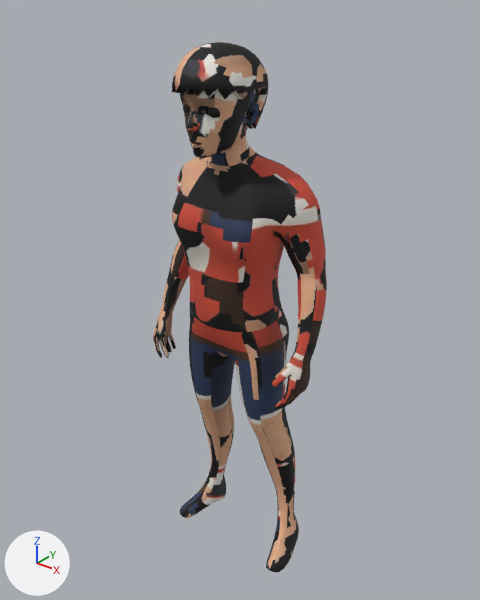
What one commit did to the glTF model public/games/starfall/hero.glb.
The view is the same before and after, from a 50 mm lens placed at (4.28, -5.48, 6.79), pointed at (0.02, -0.16, 3.49). The lights are fixed; the arrows at lower left show +X, +Y and +Z. The older version comes first. Vertices at exactly the same position are counted once.

Objects in the first picture: 'body'.
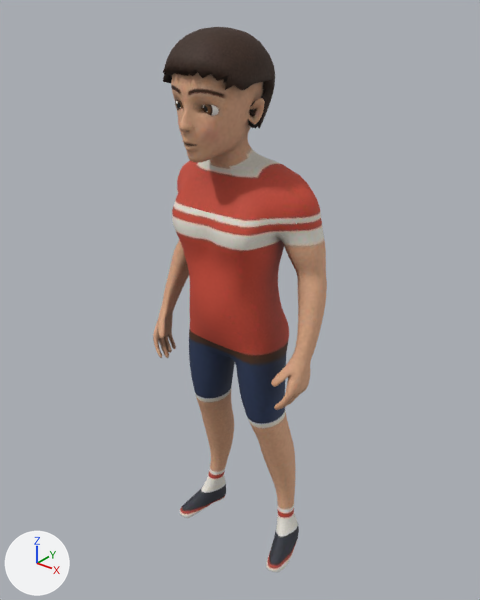
Location of each change, (x1, y1, x2, y2) in pixels of the pictures (480 x 600 px; the box of a moved part takes in the faces that stretch with it):
'body', reshaped: before (153, 42, 327, 572); after (153, 27, 327, 572)
part 1 of me_plane, added (brown): after (163, 27, 275, 129)
part 2 of me_plane, moved or reshaped: before (172, 42, 268, 172); after (171, 72, 265, 172)
part 3 of me_plane, surface changed: (153, 151, 327, 572) in both

What changed in the scene script:
```text
Change me_plane:
    used by ob_body; location = (0.0, 0.0, 0.0)
    remove me_plane.from_pydata(...)  # 8522 vertices, 16788 faces; spans x -1.08..1.08, y -0.92..0.27, z 0.01..6.24
    add me_plane.from_pydata(...)  # 8507 vertices, 16756 faces; spans x -1.08..1.08, y -0.99..0.27, z 0.01..6.38
    me_plane part 1: a new loose piece of 523 vertices spanning x -0.47..0.47, y -0.99..0.12, z 5.46..6.38, in mat_hero (picture img_hero_tex)
    me_plane part 2: 40 vertices moved within x -0.35..0.35, y -0.81..-0.14, z 5.34..6.11; 4395 vertices removed from x -0.4..0.4, y -0.92..0.06, z 5.08..6.24; 3857 vertices added at x -0.41..0.41, y -0.99..0.03, z 5.07..6.29
    me_plane part 3: 7581 kept faces spanning x -1.08..1.08, y -0.74..0.27, z 0.01..5.62 get new texture (UV) coordinates
```
